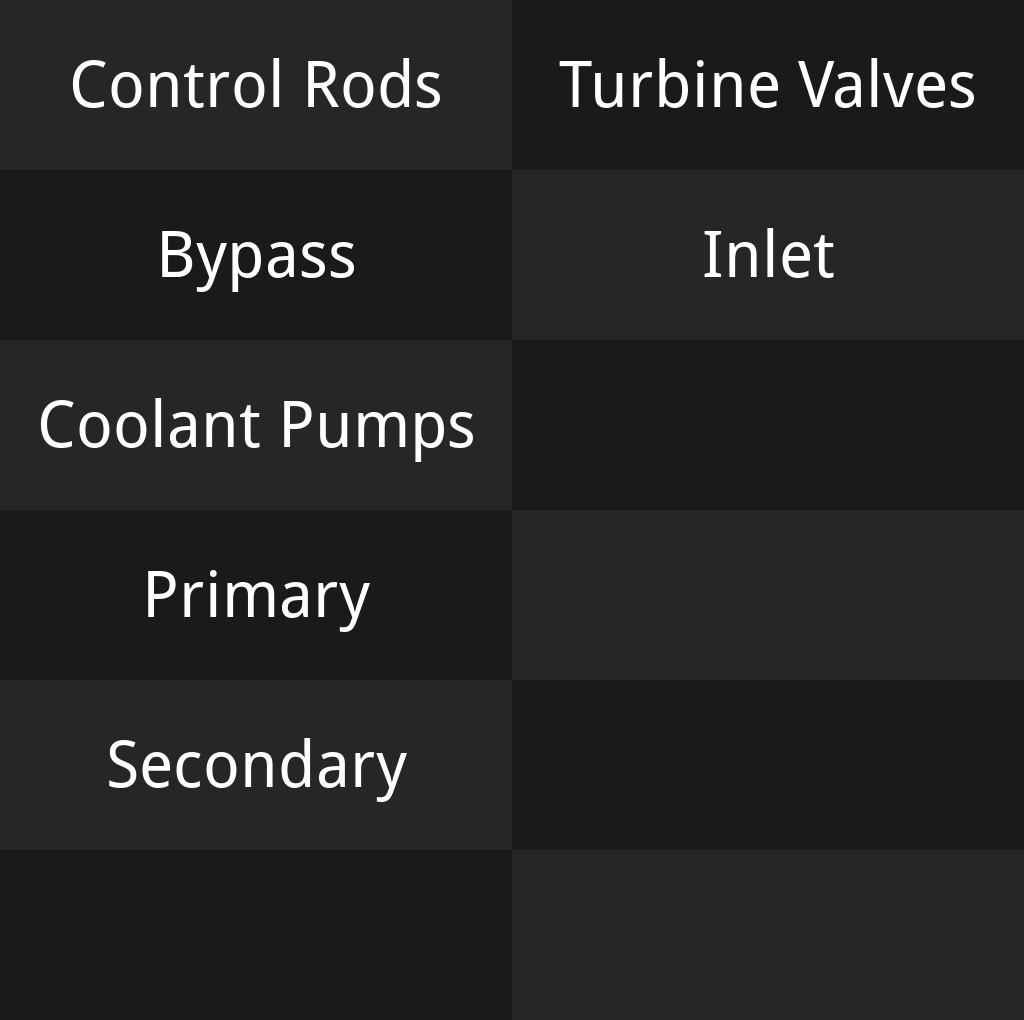
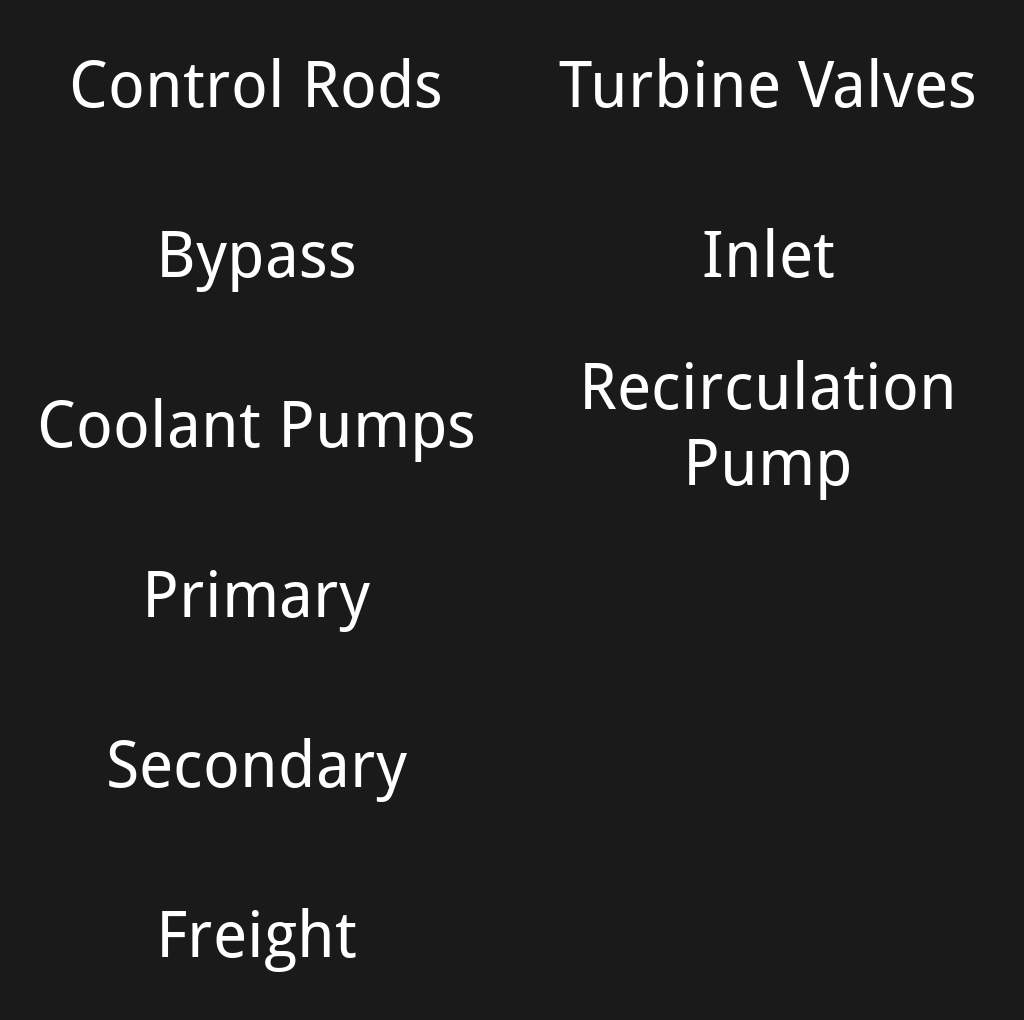
The second 1024 x 1020 image is a revision of the first. Changes to its layers:
added layer "Recirculation Pump" above "Freight" over [585, 360, 952, 500]
added layer "Freight" above "Primary" over [162, 908, 356, 972]
hid "Layer" over [0, 0, 1024, 1020]
